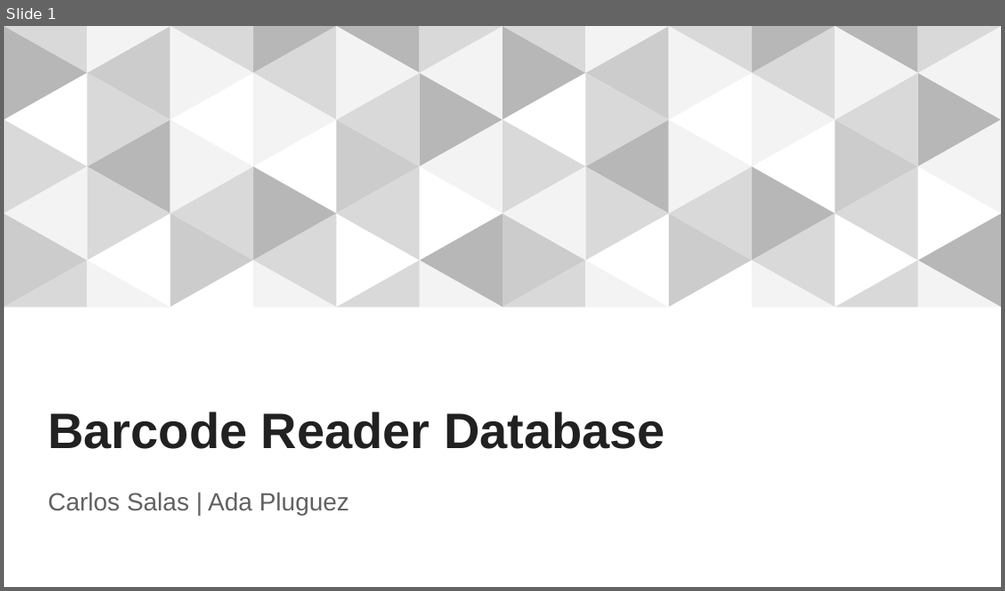
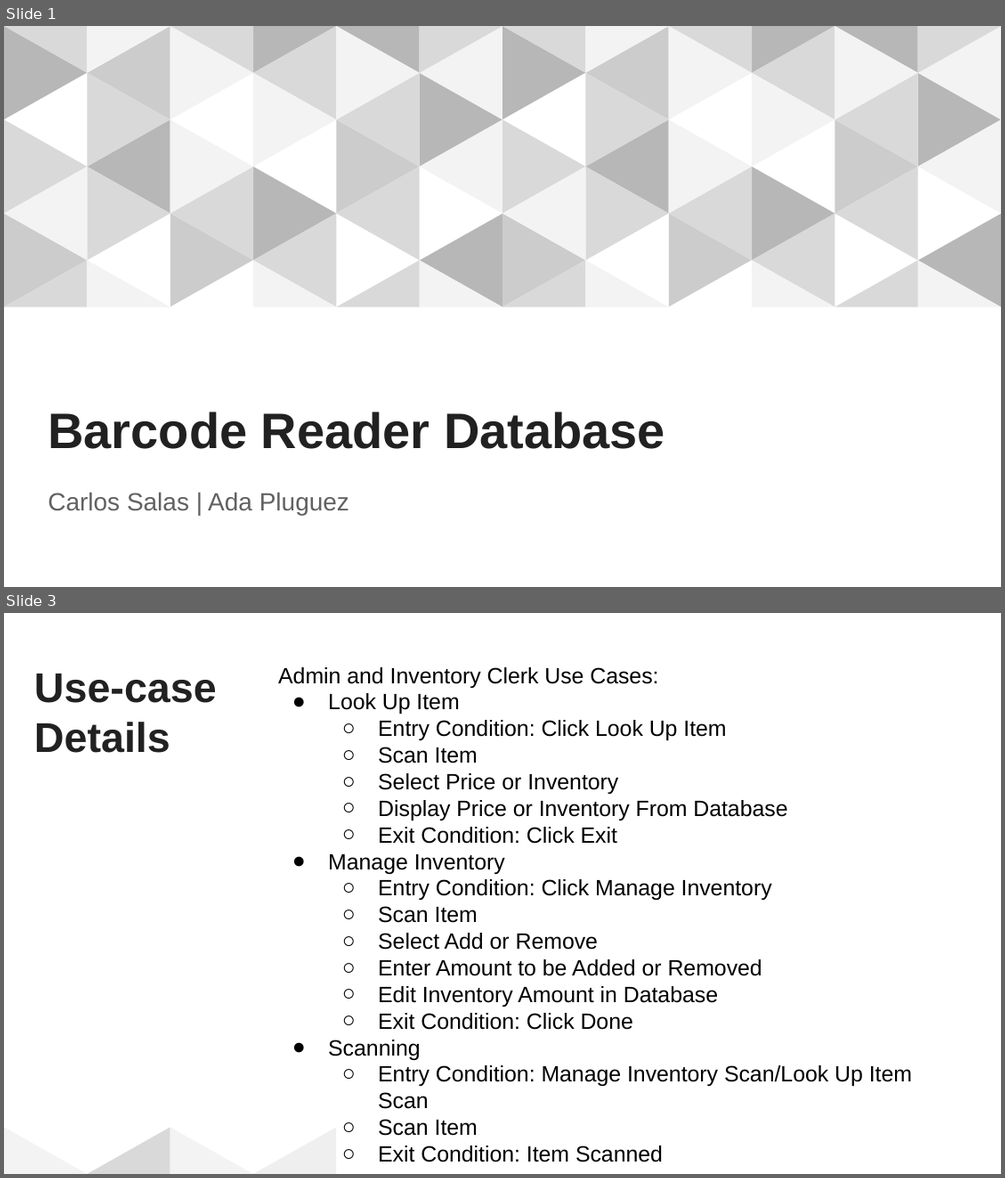
Before and after one commit to adaPlu/Barcode-Reader-CSE111, a slide deck: Barcode Reader Database.pptx. Shown one above the other, each under a label of ours: slide 1 before the commit, slides 1 and 3 after it; the slides between them are not shown. The pictures are 1005x591 and 1005x1178 pixels, drawn with LibreOffice and Linux fonts; fonts in the diff are those of the drawing. Boxes give left, top, right and bottom in pixels: in the first picture for what was removed or moved away, otherwise in the second. Text is boxed around its words. In the diff, an @@ line names an element or a change of style, - is before the commit and + after.

```diff
--- a/Barcode Reader Database.pptx
+++ b/Barcode Reader Database.pptx
@@ slide 3 added at (4,613,1001,1174), background #FFFFFF @@
@@ rectangle added at (336,613,1001,1173), fill #FFFFFF @@
@@ title added at (34,674,217,753), 30 pt, text #212121, bold @@
+Use-case
+Details
@@ text added at (278,667,912,1135), 16 pt, text #000000 @@
+Admin and Inventory Clerk Use Cases:
+● Look Up Item
+  ○ Entry Condition: Click Look Up Item
+  ○ Scan Item
+  ○ Select Price or Inventory
+  ○ Display Price or Inventory From Database
+  ○ Exit Condition: Click Exit
+● Manage Inventory
+  ○ Entry Condition: Click Manage Inventory
+  ○ Scan Item
+  ○ Select Add or Remove
+  ○ Enter Amount to be Added or Removed
+  ○ Edit Inventory Amount in Database
+  ○ Exit Condition: Click Done
+● Scanning
+  ○ Entry Condition: Manage Inventory Scan/Look Up Item Scan
+  ○ Scan Item
+  ○ Exit Condition: Item Scanned
@@ group added at (4,1127,336,1173): 4 right triangles @@
```
Also in this commit, not shown: 1 slide changed, 1 other slide added, 1 slide removed, 1 other file.
